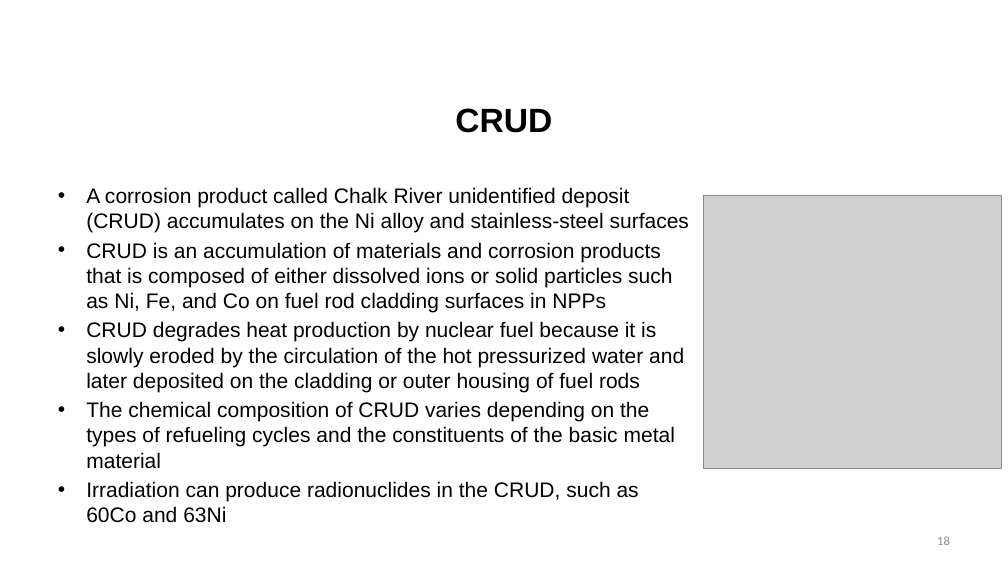
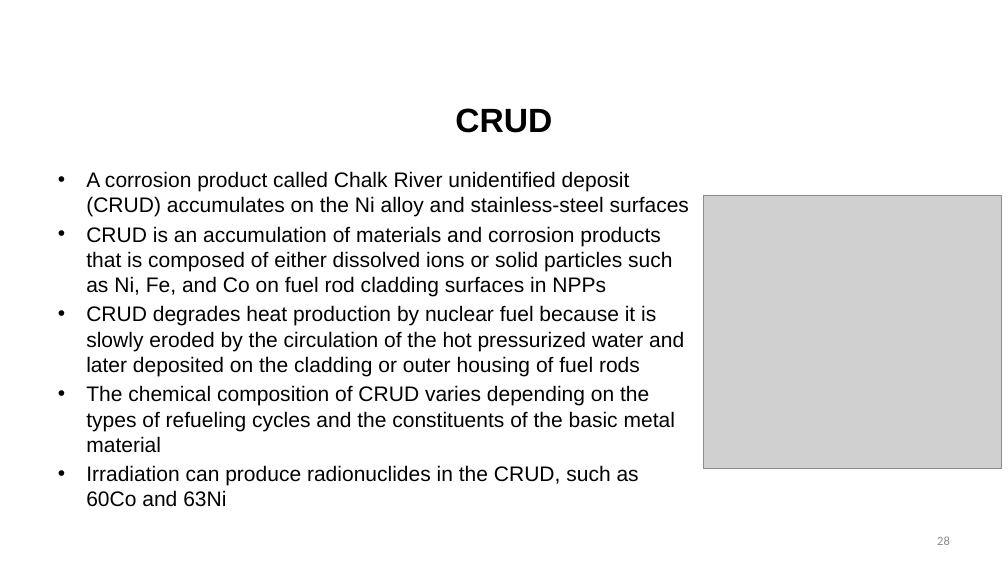
Before and after one commit to benbeeler/TEACHING, a slide deck: slide 28 of Nuclear_Fuel_Performance/NE533_Spring2024/Section4/Lec18_Limits_WaterChem.pptx (slide 18 before the commit). Drawn at 1008x567 pixels with LibreOffice and Linux fonts; fonts in the diff are those of the drawing; grey boxes stand for pictures; background and template pictures are left out. Boxes give left, top, right and bottom in pixels: in the first picture for what was removed or moved away, otherwise in the second. Text is boxed around its words. In the diff, an @@ line names an element or a change of style, - is before the commit and + after.

```diff
--- a/Nuclear_Fuel_Performance/NE533_Spring2024/Section4/Lec18_Limits_WaterChem.pptx
+++ b/Nuclear_Fuel_Performance/NE533_Spring2024/Section4/Lec18_Limits_WaterChem.pptx
@@ text "A corrosion product called Chalk ..." rewrapped from (86, 187, 689, 501) to (86, 171, 689, 507) @@
```
Also in this commit, not shown: 5 other slides changed, 12 slides added, 14 other files.
